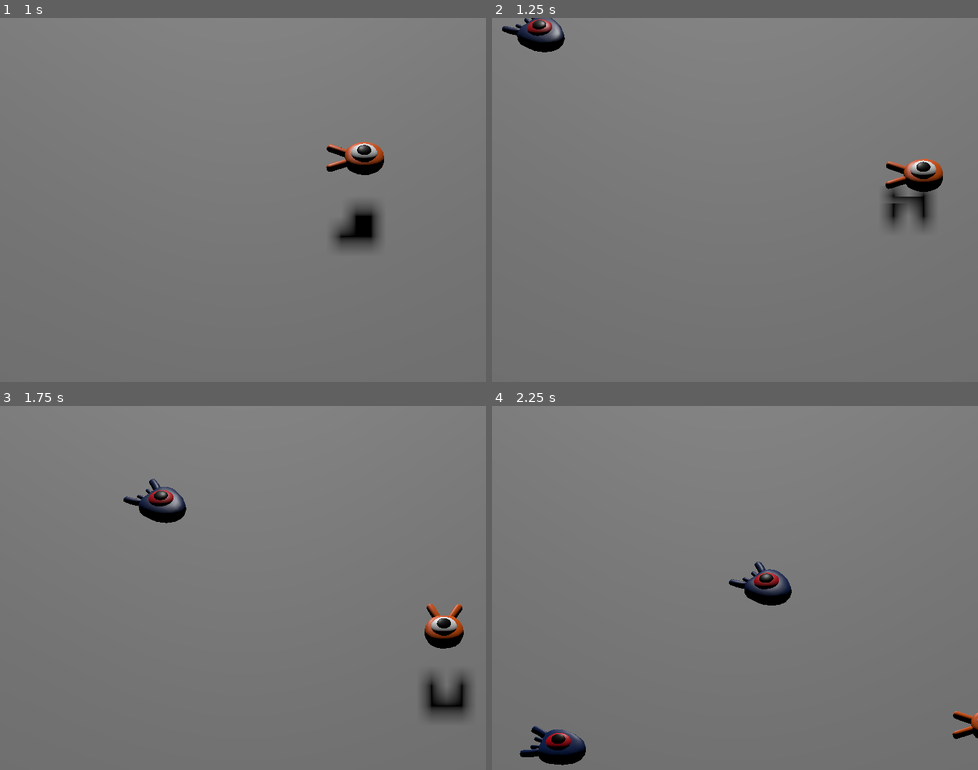
Above: before the commit, frames 1-4 (two rows, left to right).
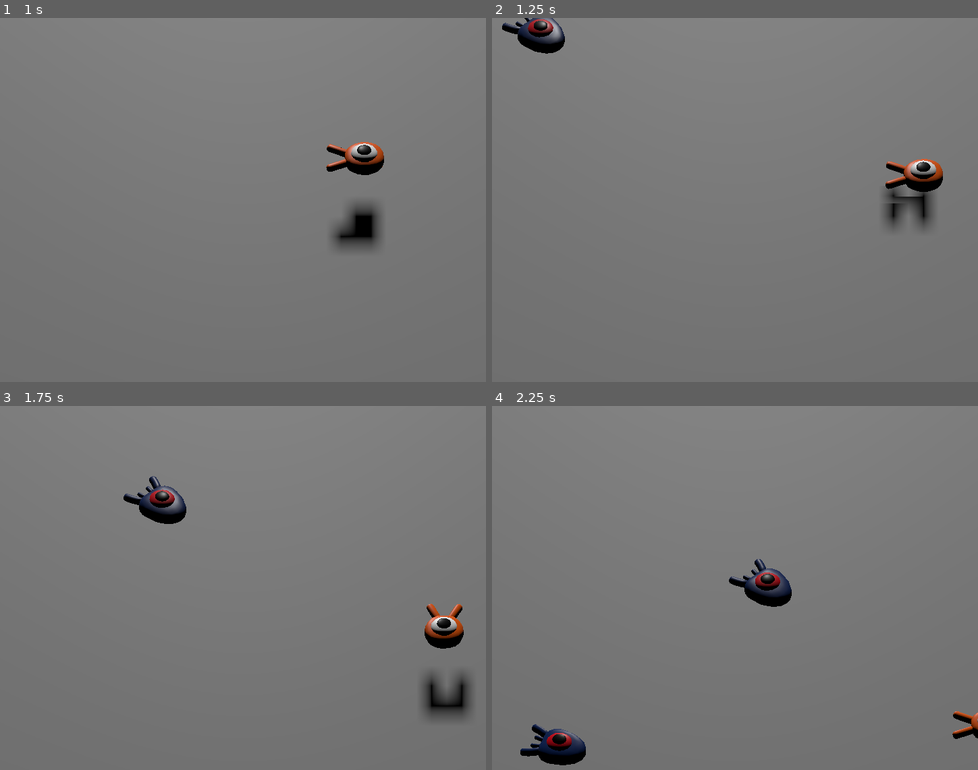
Above: after the commit, the same moments.

Repository: maks1596/squash-the-creeps
Game: Godot game, scene res://scenes/main.tscn
Same seed, same stepped clock (60 frames per second), same inputs: the game is played once before the commit and once after it.
Inputs:
- Up to frame 1 (1 s): tap Enter at 0.5 s; hold D (move_right) from 0.53 s (still down); tap Space (jump) at 0.77 s
- Up to frame 2 (1.25 s): keep holding D (move_right)
- Up to frame 3 (1.75 s): release D (move_right) at 1.28 s; hold S (move_down) from 1.28 s (still down); tap Space (jump) at 1.52 s
- Up to frame 4 (2.25 s): release S (move_down) at 2.03 s; hold D (move_right) from 2.03 s (still down)

Frame 1 is identical in both runs. In frame 2, 0.2% of the frame differs, in the area x 2-15%, y 0-10%; in frame 3, 0.3%; in frame 4, 0.5%, in the area x 5-62%, y 42-99%.

Commit message:
Исправил наклон мобов на игрока в прыжке

Diff:
--- a/scripts/mob_spawner.gd
+++ b/scripts/mob_spawner.gd
@@ -23,14 +23,15 @@
 
 
 func _spawn_mob():
-	var mobScene = mobs.pick_random() as PackedScene
-	var mob = mobScene.instantiate() as Mob
+	var mob_scene = mobs.pick_random() as PackedScene
+	var mob = mob_scene.instantiate() as Mob
 
-	var spawnPosition = _generate_spawn_position()
-	var directionDiviation = _generate_direction_diviation()
+	var spawn_position = _generate_spawn_position()
+	var direction_diviation = _generate_direction_diviation()
 
-	mob.look_at_from_position(spawnPosition, _player_position)
-	mob.rotate_y(directionDiviation)
+	mob.look_at_from_position(spawn_position, _player_position)
+	mob.rotation.x = 0
+	mob.rotate_y(direction_diviation)
 	mob.velocity = _generate_velocity(mob.rotation)
 
 	spawn_parent.add_child(mob)
